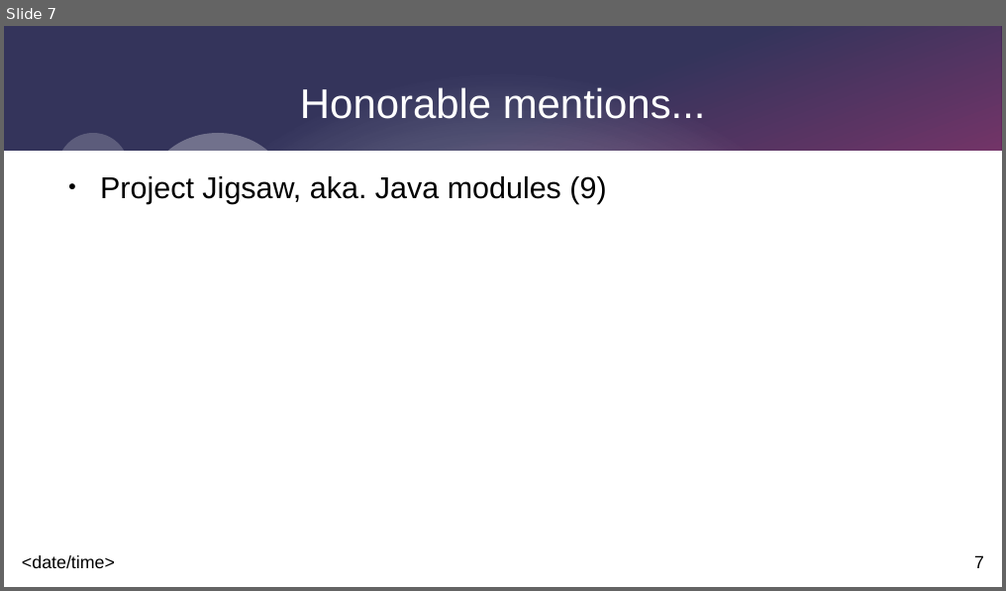
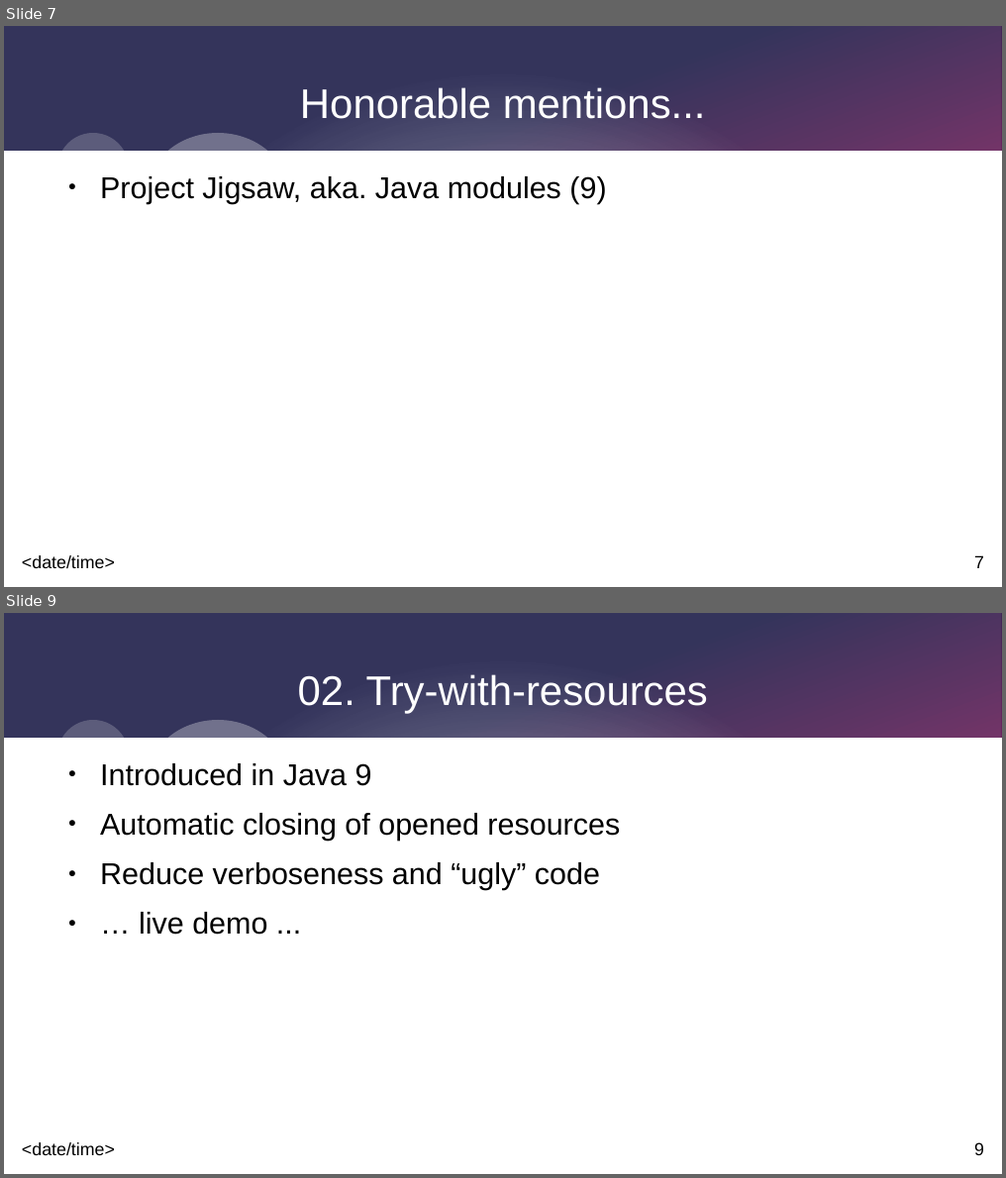
Before and after one commit to johnnyegel/Talk_JavaLatestAndGreatest, a slide deck: Presentation/JavaLatestAndGreatest.odp. Shown one above the other, each under a label of ours: slide 7 before the commit, slides 7 and 9 after it; the slides between them are not shown. The pictures are 1006x591 and 1006x1178 pixels, drawn with LibreOffice and Linux fonts; fonts in the diff are those of the drawing. Boxes give left, top, right and bottom in pixels: in the first picture for what was removed or moved away, otherwise in the second. Text is boxed around its words. In the diff, an @@ line names an element or a change of style, - is before the commit and + after.

```diff
--- a/Presentation/JavaLatestAndGreatest.odp
+++ b/Presentation/JavaLatestAndGreatest.odp
@@ slide 9 added at bbox=[4, 613, 1002, 1174], background #FFFFFF; not listed: 9 template elements that a slide beside it also shows @@
@@ title added at bbox=[298, 674, 708, 713], 33 pt, text #FFFFFF @@
+02. Try-with-resources
@@ text added at bbox=[100, 763, 620, 935], 24 pt, text #000000 @@
+● Introduced in Java 9
+● Automatic closing of opened resources
+● Reduce verboseness and “ugly” code
+● … live demo ...
```
Also in this commit, not shown: 4 slides changed, 1 other slide added, 6 other files.
